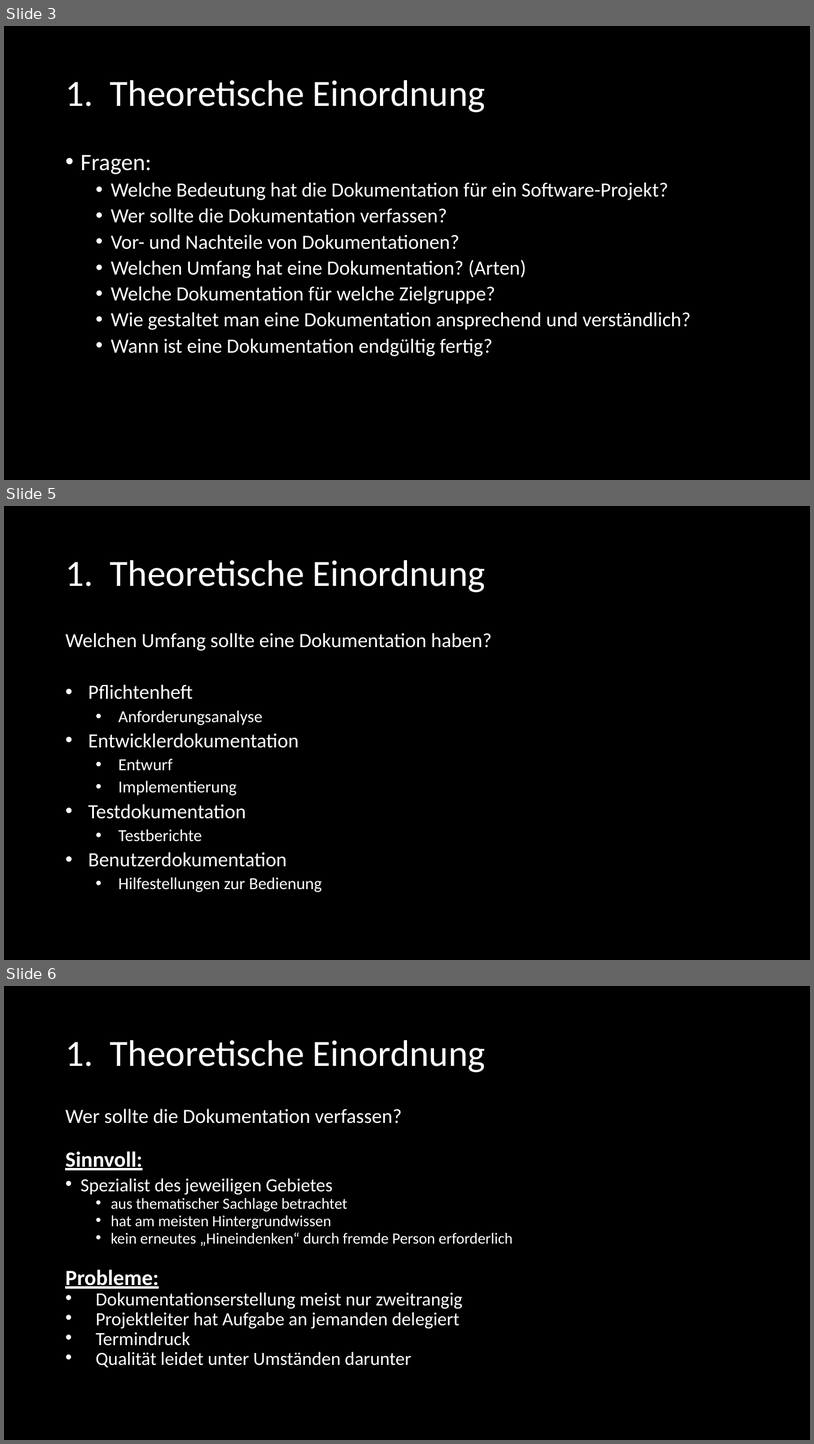
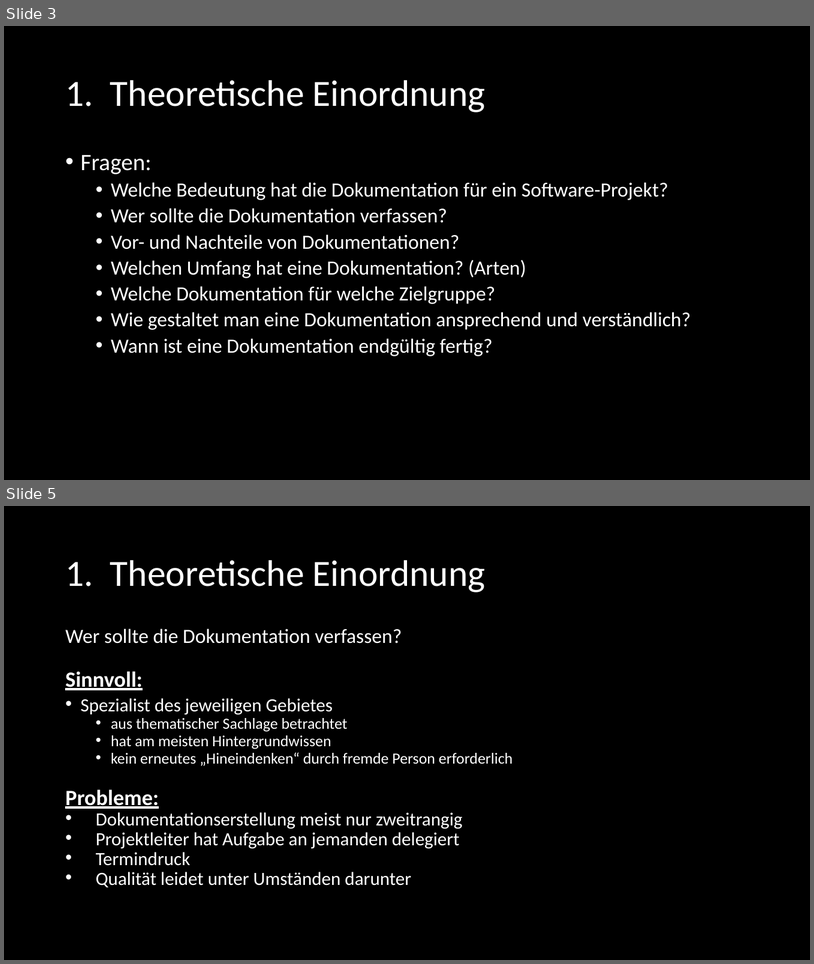
Before and after one commit to SE-Beleggruppe/Beleg_Planung, a slide deck: Präsentation/Felix - Dokumentation/SE_Dokumentation.pptx. Shown one above the other, each under a label of ours: slides 3, 5 and 6 before the commit, slides 3 and 5 after it; the slides between them are not shown. The pictures are 814x1444 and 814x964 pixels, drawn with LibreOffice and Linux fonts; fonts in the diff are those of the drawing. Boxes give left, top, right and bottom in pixels: in the first picture for what was removed or moved away, otherwise in the second. Text is boxed around its words. In the diff, an @@ line names an element or a change of style, - is before the commit and + after.

Commit message:
Präsentation Dokumentation Korrektur2

```diff
--- a/Präsentation/Felix - Dokumentation/SE_Dokumentation.pptx
+++ b/Präsentation/Felix - Dokumentation/SE_Dokumentation.pptx
@@ slide 5 removed at (4, 506, 810, 960), background #000000 @@
@@ title removed at (65, 560, 486, 592) @@
-1. Theoretische Einordnung
@@ text removed at (65, 633, 492, 892) @@
-  Welchen Umfang sollte eine Dokumentation haben?
-  • Pflichtenheft
-    • Anforderungsanalyse
-  • Entwicklerdokumentation
-    • Entwurf
-    • Implementierung
-  • Testdokumentation
-    • Testberichte
-  • Benutzerdokumentation
-    • Hilfestellungen zur Bedienung
@@ what was slide 6 is now slide 5 @@
```
Also in this commit, not shown: 1 slide changed, 1 other file.
